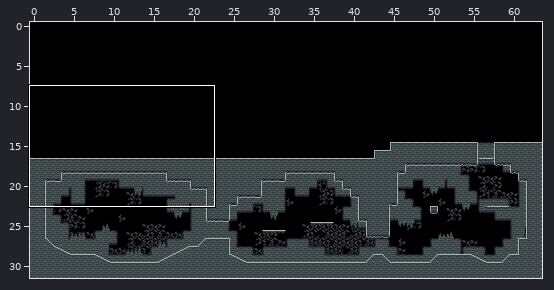
One commit to this Tiled map: DeathBros/Assets/TiledMaps/green_ruins_test.tmx. The first picture is a wide view before the edit; the outline marks the close-up.
Close-up. Earlier state:
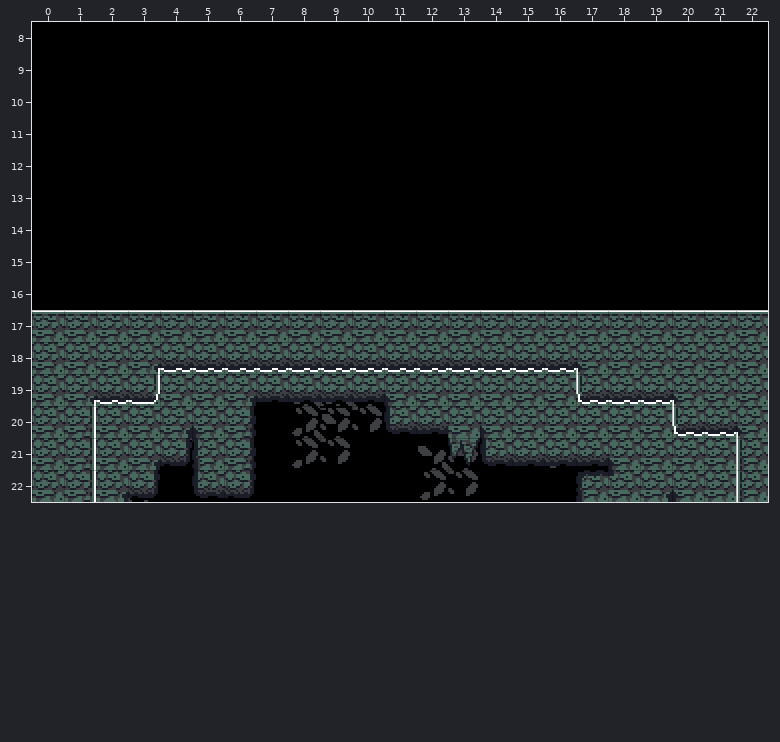
Cells are 16x16 px. Shown: x 0..22, y 8..22. The commit also changed other parts of the map, which this record leaves out.
Once edited:
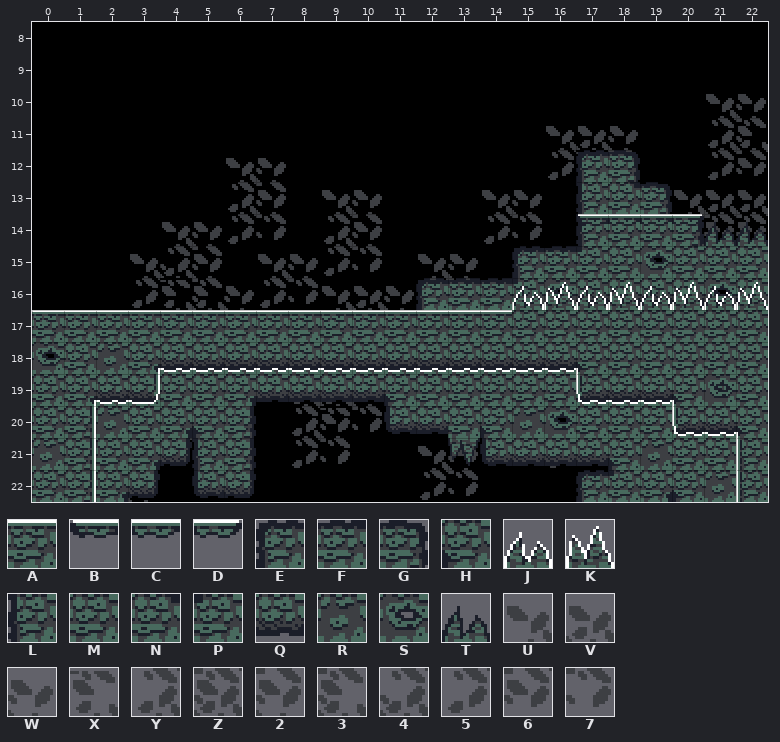
Key: from "green_ruins_tiles": A 1, B 56, C 57, D 58, E 80, F 81, G 82, H 85, J 88, K 89, L 96, M 97, N 100, P 101, Q 113, R 144, S 145, T 146, U 176, V 177, W 178, X 181, Y 192, Z 193, 2 194, 3 196, 4 197, 5 208, 6 209, 7 210.
_ is an empty cell.
Tiles of an added or newly shown layer are drawn over the layers below it.
Difference:
Layer "BG3":
y 10: x 21..22 __ -> UW
y 11: x 16..18 ___ -> UVW; x 21..22 __ -> Y3
y 12: x 6..7 __ -> UW; x 16..18 ___ -> 5X2; x 21..22 __ -> 56
y 13: x 6..7 __ -> Y2; x 9..10 __ -> UW; x 14..15 __ -> UW; x 17 _ -> 5; x 20..22 ___ -> UVV
y 14: x 4..7 ____ -> UW57; x 9..10 __ -> Y2; x 14..15 __ -> 57; x 17 _ -> U; x 20..22 ___ -> YZZ
y 15: x 3..5 ___ -> U42; x 7..10 ____ -> UW57; x 12..13 __ -> UW; x 19 _ -> 2
y 16: x 3..13 ___________ -> 5X3W57UVW57; x 17..19 ___ -> 567
Layer "Background2":
y 12: x 17..18 __ -> EG
y 13: x 17..19 ___ -> LNG
y 14: x 17..22 ______ -> LMNGTT
y 15: x 15..22 ________ -> EFPMSMMM
y 16: x 12..22 ___________ -> EFFPSQQQQSH
y 20: x 2 M -> R; x 15..16 MM -> RS
y 21: x 19 M -> R
y 22: x 21 M -> R
Layer "Collision":
y 17: x 15..22 AAAAAAAA -> MMMMMMMM
y 18: x 0 M -> S; x 2 M -> R
y 19: x 21 M -> S
y 21: x 0 M -> R
Layer "CollisionSpikes" (added):
y 16: x 15..22 ________ -> JKJKJKJK
Layer "Platforms":
y 14: x 17..20 ____ -> BCCD
